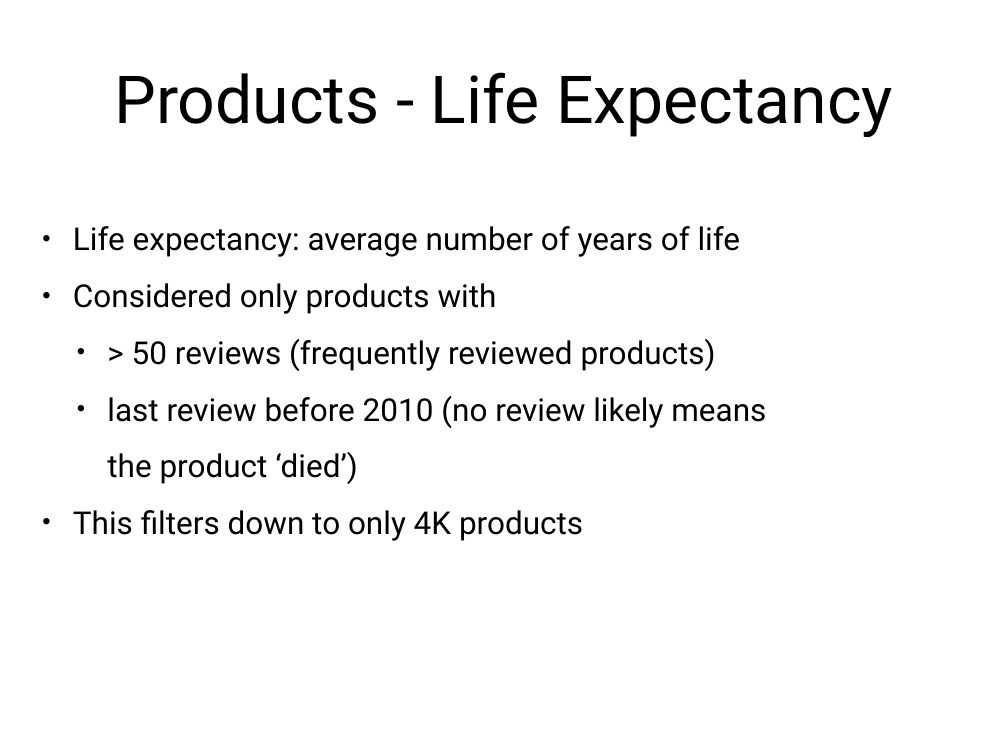
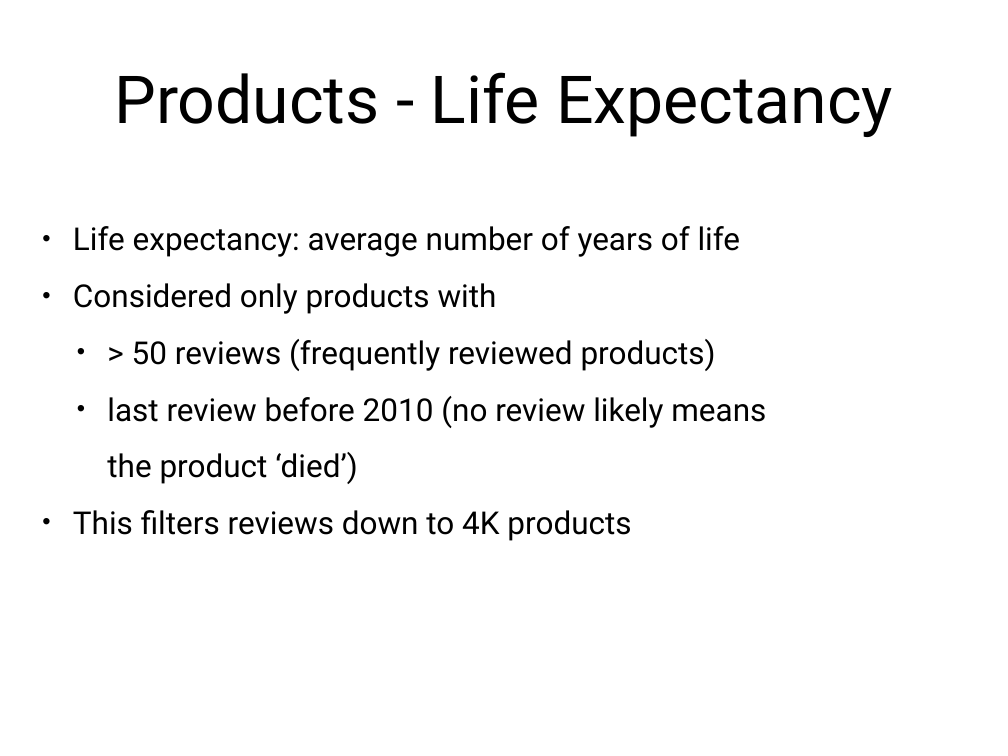
Before and after one commit to jcarreira/amazon-study, a slide deck: slide 16 of presentation/jcarreira_presentation.pptx (slide 15 before the commit). Drawn at 1008x756 pixels with LibreOffice and Linux fonts; fonts in the diff are those of the drawing. Boxes give left, top, right and bottom in pixels: in the first picture for what was removed or moved away, otherwise in the second. Text is boxed around its words. In the diff, an @@ line names an element or a change of style, - is before the commit and + after.

```diff
--- a/presentation/jcarreira_presentation.pptx
+++ b/presentation/jcarreira_presentation.pptx
@@ text at bbox=[73, 510, 631, 541]: text changed @@
-• This filters down to only 4K products
+• This filters reviews down to 4K products
```
Also in this commit, not shown: 6 other slides changed, 3 slides added, 1 slide removed, 2 other files.
